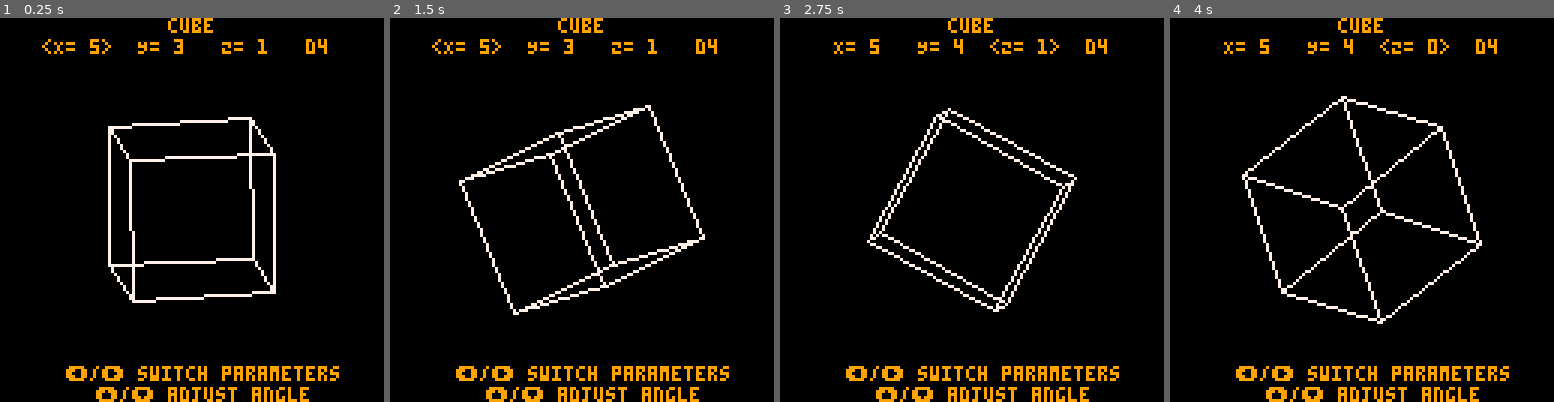
Above: before the commit, frames 1-4 (left to right).
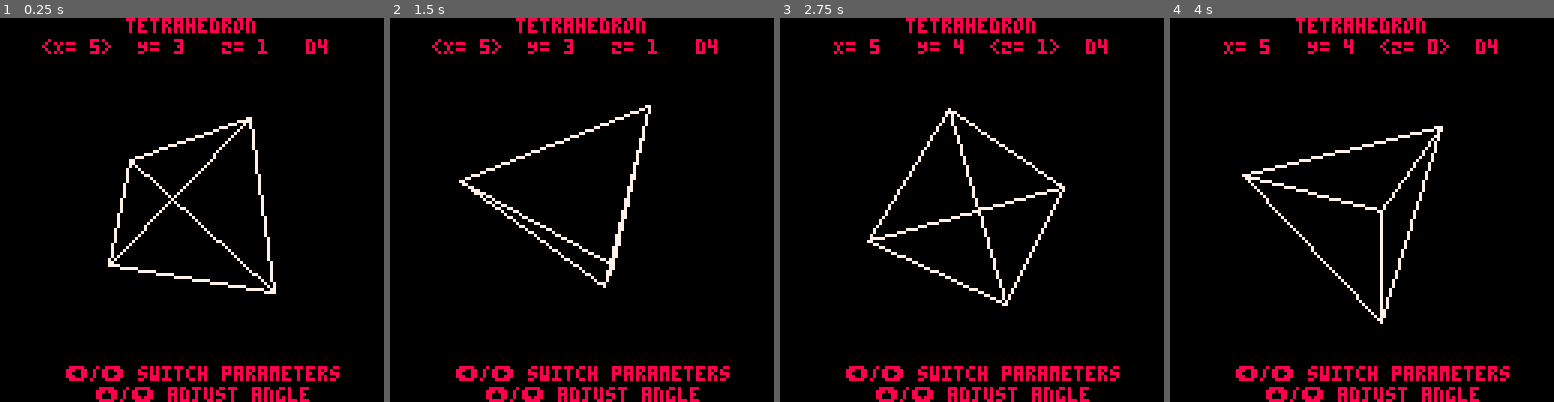
Above: after the commit, the same moments.

Repository: kakardo/Pico-8
Game: PICO-8 cartridge game carts/02 platonic solids viewer/platonic_solids_viewer.p8
Two runs of this game, one before a commit and one after it. Both use one fixed random seed, a clock stepped at 60 frames per second and the inputs below.
Inputs:
- Up to frame 1 (0.25 s): no input
- Up to frame 2 (1.5 s): no input
- Up to frame 3 (2.75 s): hold Right 1.6-2.1 s; hold Up 2.15-2.42 s; hold Right from 2.47 s (still down)
- Up to frame 4 (4 s): release Right at 3.03 s; hold Left 3.08-3.58 s; hold Down 3.63-3.97 s

The runs differ from the first frame. In frame 1, 7.5% of the frame differs, in the area x 10-89%, y 0-100%; in frame 2, 7.3%; in frame 3, 6.8%; in frame 4, 7.6%, in the area x 14-89%, y 0-100%.

Commit message:
Tetrahedron is now implemented as a solid.

Diff:
--- a/game carts/02 platonic solids viewer/main.lua
+++ b/game carts/02 platonic solids viewer/main.lua
@@ -26,6 +26,19 @@
 ]]--
 
 solids = {
+	{
+		name="tetrahedron", dice="d4", color=8,
+		v = {
+			{ 1, 1, 1},
+			{-1,-1, 1},
+			{-1, 1,-1},
+			{ 1,-1,-1}
+		},
+		e = {
+			{1,2}, {1,3}, {1,4},
+			{2,3}, {2,4}, {3,4}
+		}
+	},
 	{
 		name="cube", dice="d4", color=9,
 		v = { -- vertices (8 in a cube) Front: -1, Back: +1
